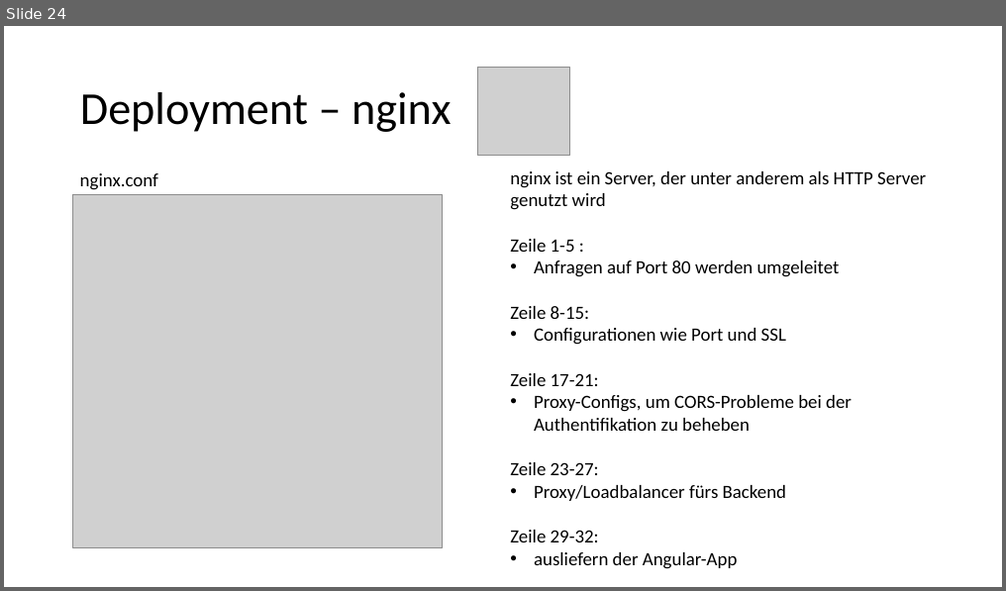
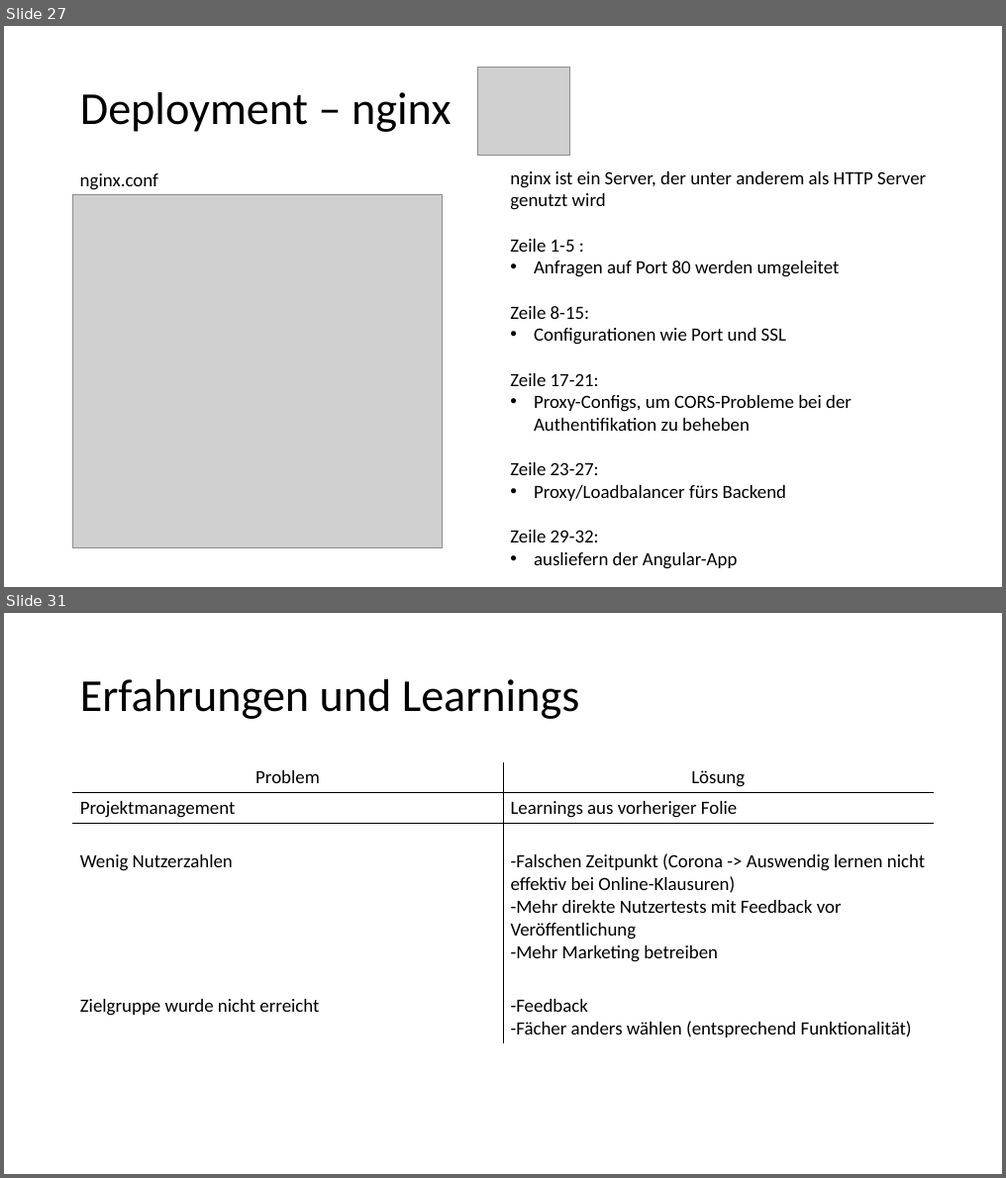
Before and after one commit to patsab/Alias_Learning, a slide deck: PowerPoint/Alias_Präsentation.pptx. Shown one above the other, each under a label of ours: slide 24 before the commit, slides 27 and 31 after it; the slides between them are not shown. The pictures are 1006x591 and 1006x1178 pixels, drawn with LibreOffice and Linux fonts; fonts in the diff are those of the drawing; grey boxes stand for pictures; background and template pictures are left out. Boxes give left, top, right and bottom in pixels: in the first picture for what was removed or moved away, otherwise in the second. Text is boxed around its words. In the diff, an @@ line names an element or a change of style, - is before the commit and + after.

```diff
--- a/PowerPoint/Alias_Präsentation.pptx
+++ b/PowerPoint/Alias_Präsentation.pptx
@@ slide 31 added at (4,613,1002,1174), background #FFFFFF @@
@@ title added at (80,679,579,719), 44 pt, text #000000 @@
+Erfahrungen und Learnings
@@ table added at (73,762,934,1042), 4 rows, 2 columns @@
+Problem | Lösung
+Projektmanagement | Learnings aus vorheriger Folie
+Wenig Nutzerzahlen | -Falschen Zeitpunkt (Corona -> Auswendig lernen nicht effektiv bei Online-Klausuren) / -Mehr direkte Nutzertests mit Feedback vor Veröffentlichung / -Mehr Marketing betreiben
+Zielgruppe wurde nicht erreicht | -Feedback / -Fächer anders wählen (entsprechend Funktionalität)
@@ what was slide 24 is now slide 27 @@
```
Also in this commit, not shown: 8 slides changed, 5 other slides added, 1 slide removed, 2 other files.
